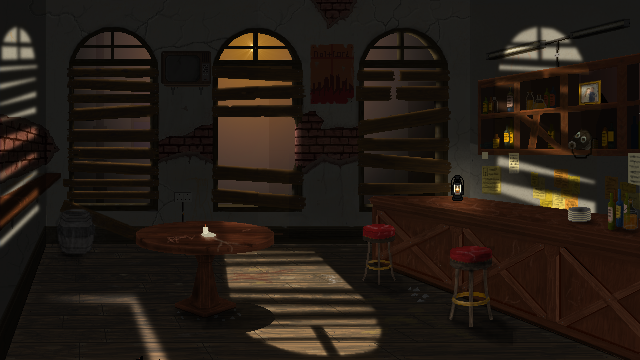
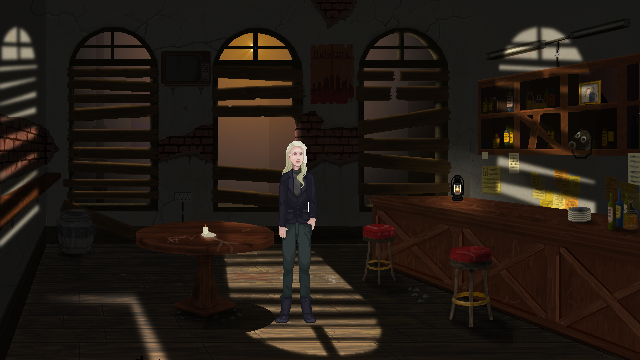
Before/after of a 640x360 layered artwork. What changed in the layer stack:
added group "Candle Smoke 2" with 12 layers above "Candle Smoke" over (203, 192, 212, 221)
added group "Candle Smoke" with 20 layers above "shadowstool" over (114, 158, 219, 225)
showed group "Guides" (7 layers) over (5, 0, 554, 360)
"Shadow Mid Right Wall": opacity 82% → 85%, painted on it over (258, 0, 471, 244)
"Shadow Mid Left Wall": opacity 83% → 85% over (46, 0, 258, 244)
painted on "Shadow Right Wall" over (470, 143, 478, 155)
"Shadow Floor": opacity 82% → 85% over (5, 244, 622, 360)
"inner cupboard": opacity 78% → 85% over (481, 63, 640, 150)
"Shadow under Cupboard": opacity 84% → 85% over (531, 169, 640, 207)
